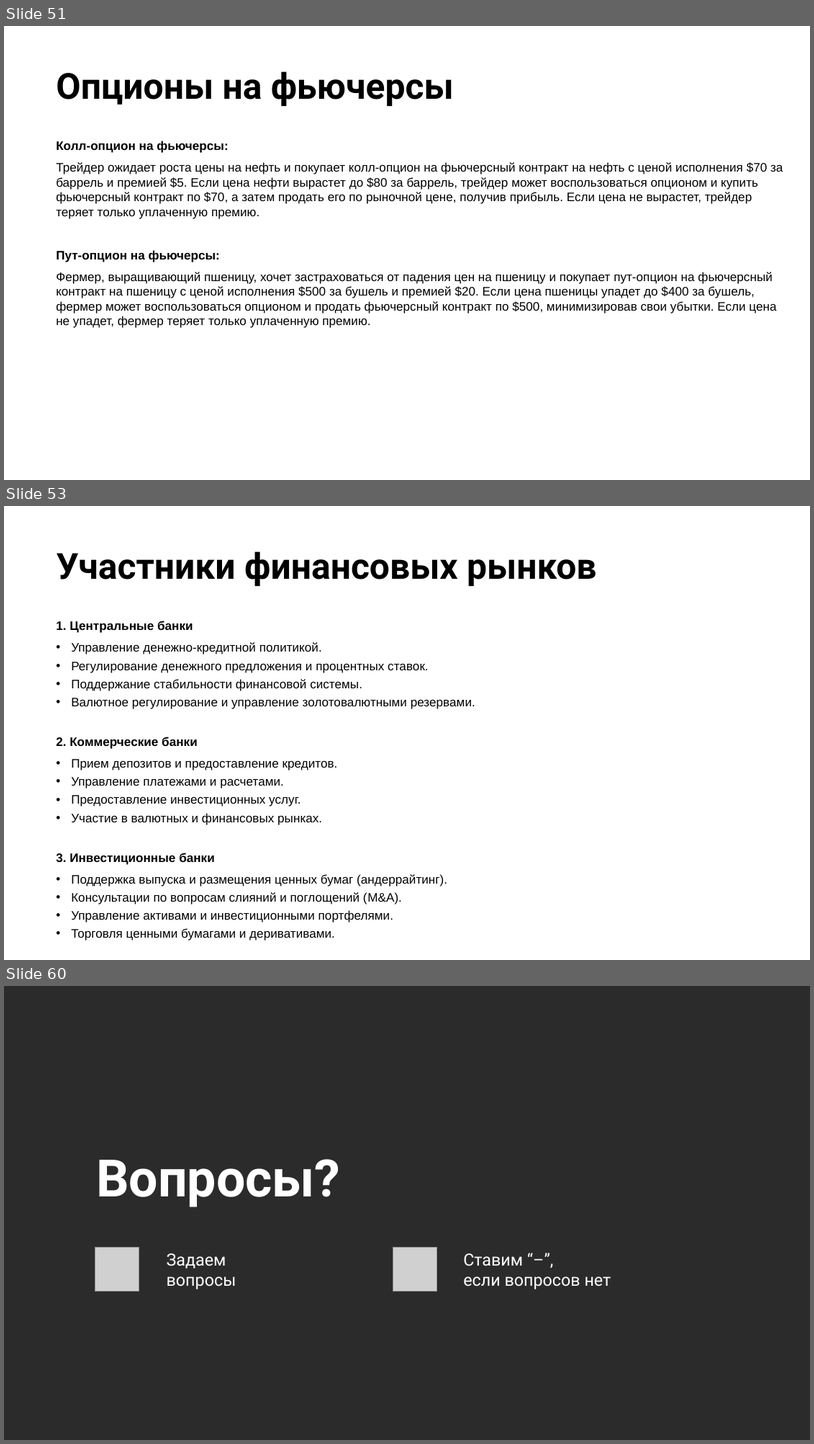
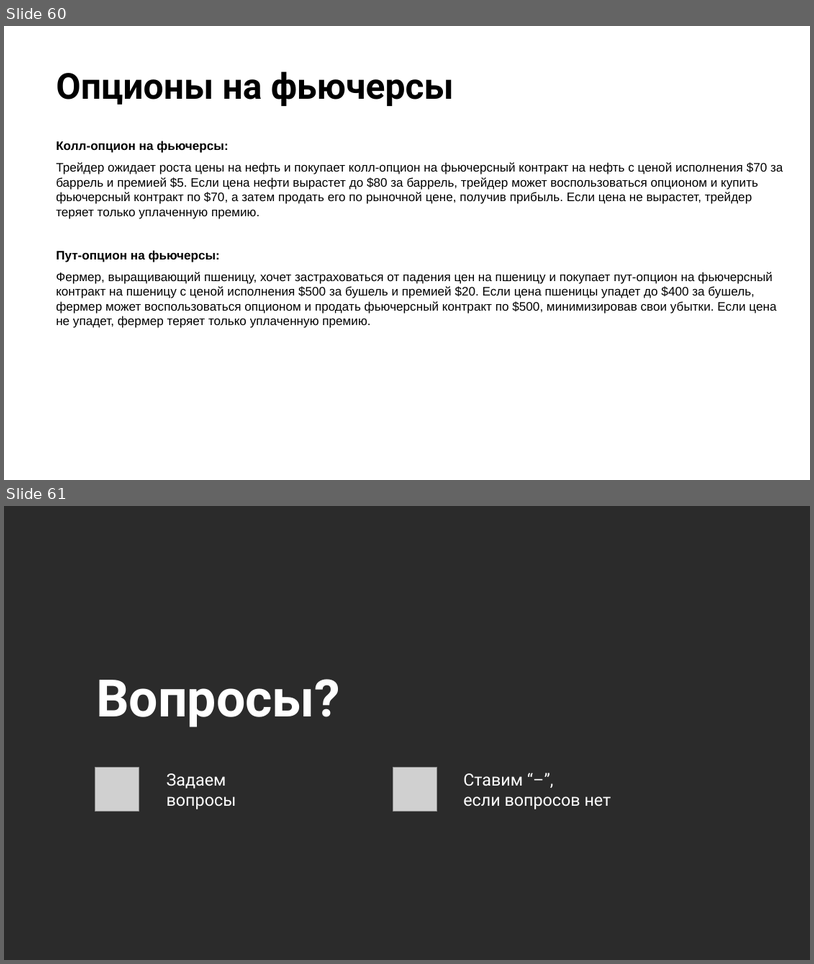
Before and after one commit to stureiko/Otus_lectures, a slide deck: FinML/01 - Intro/Presentation/01 - Intro.pptx. Shown one above the other, each under a label of ours: slides 51, 53 and 60 before the commit, slides 60 and 61 after it; the slides between them are not shown. The pictures are 814x1444 and 814x964 pixels, drawn with LibreOffice and Linux fonts; fonts in the diff are those of the drawing; grey boxes stand for pictures; background and template pictures are left out; a plain dark background stands for a picture behind light text. Boxes give left, top, right and bottom in pixels: in the first picture for what was removed or moved away, otherwise in the second. Text is boxed around its words. In the diff, an @@ line names an element or a change of style, - is before the commit and + after.

```diff
--- a/FinML/01 - Intro/Presentation/01 - Intro.pptx
+++ b/FinML/01 - Intro/Presentation/01 - Intro.pptx
@@ slide 53 removed at [4, 506, 810, 960], background picture (left out) @@
@@ title removed at [56, 551, 597, 586] @@
-Участники финансовых рынков
@@ text removed at [56, 620, 476, 940] @@
-1. Центральные банки
-• Управление денежно-кредитной политикой.
-• Регулирование денежного предложения и процентных ставок.
-• Поддержание стабильности финансовой системы.
-• Валютное регулирование и управление золотовалютными резервами.
-2. Коммерческие банки
-• Прием депозитов и предоставление кредитов.
-• Управление платежами и расчетами.
-• Предоставление инвестиционных услуг.
-• Участие в валютных и финансовых рынках.
-3. Инвестиционные банки
-• Поддержка выпуска и размещения ценных бумаг (андеррайтинг).
-• Консультации по вопросам слияний и поглощений (M&A).
-• Управление активами и инвестиционными портфелями.
-• Торговля ценными бумагами и деривативами.
@@ what was slide 51 is now slide 60 @@
@@ what was slide 60 is now slide 61 @@
```
Also in this commit, not shown: 9 slides changed, 10 slides added, 8 other slides removed, 44 other files.
